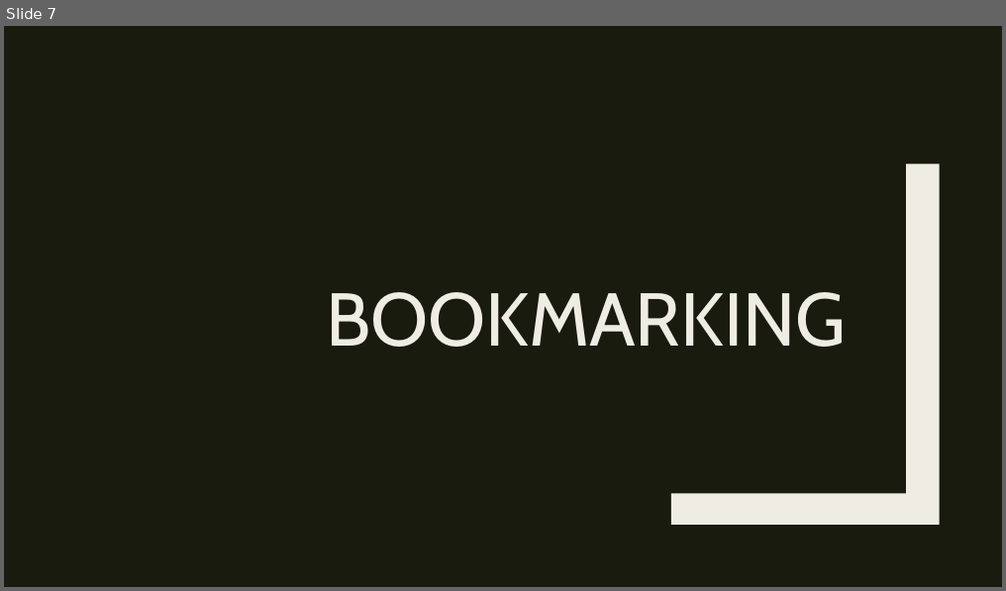
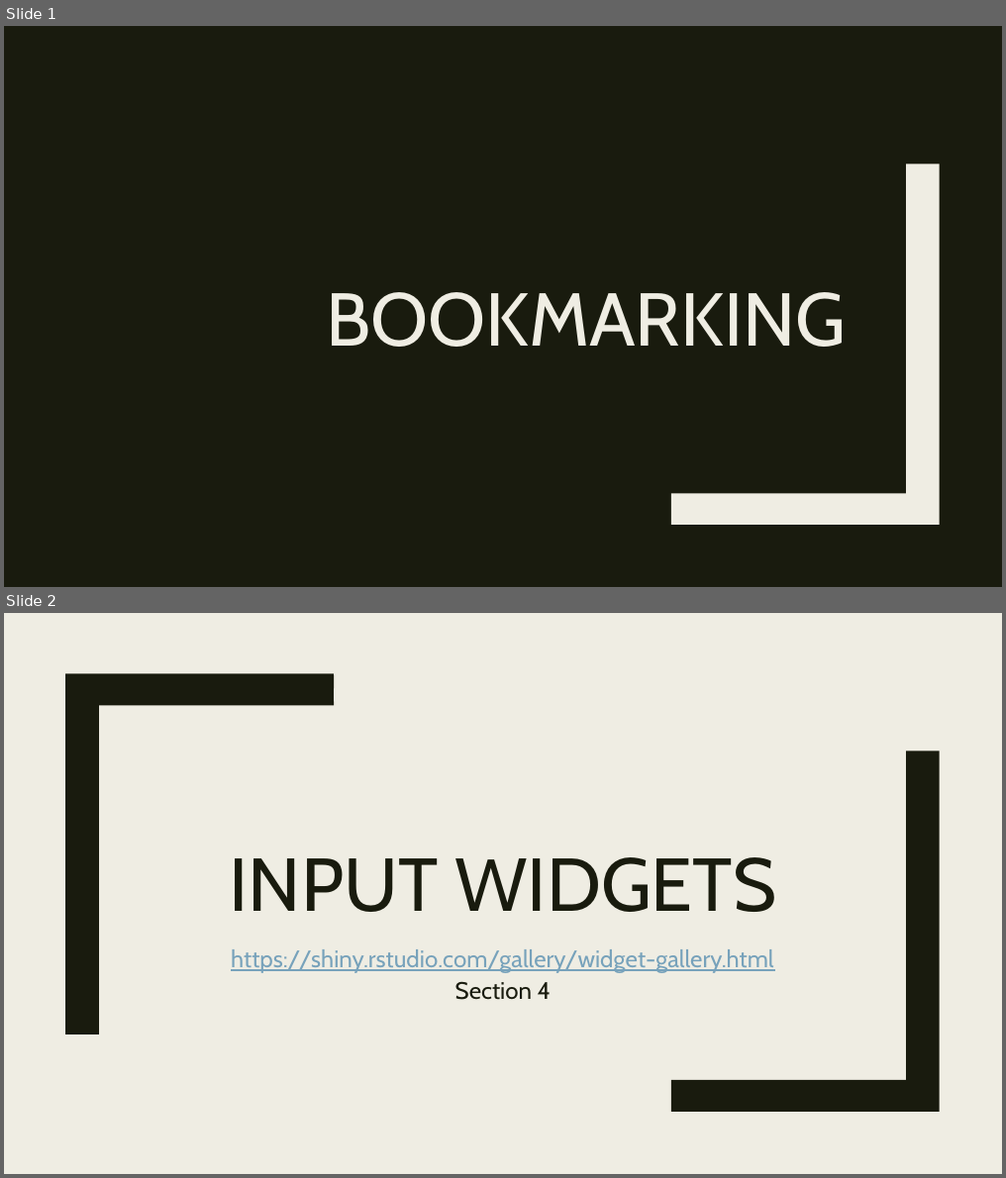
Before and after one commit to RforOperations2018/Class_4, a slide deck: Class_4.pptx. Shown one above the other, each under a label of ours: slide 7 before the commit, slides 1 and 2 after it. The pictures are 1006x591 and 1006x1178 pixels, drawn with LibreOffice and Linux fonts; fonts in the diff are those of the drawing. Boxes give left, top, right and bottom in pixels: in the first picture for what was removed or moved away, otherwise in the second. Text is boxed around its words. In the diff, an @@ line names an element or a change of style, - is before the commit and + after.

```diff
--- a/Class_4.pptx
+++ b/Class_4.pptx
@@ slide 2 added at (4,613,1002,1174), background #EFEDE3 @@
@@ freeform shape added at (65,673,334,1035), fill #191B0E @@
@@ freeform shape added at (672,751,940,1112), fill #191B0E @@
@@ title added at (230,858,776,912), 72 pt, text #191B0E @@
+INPUT WIDGETS
@@ subtitle added at (231,950,773,1000), 23 pt, text #77A2BB, underline @@
+https://shiny.rstudio.com/gallery/widget-gallery.html
+Section 4
@@ what was slide 7 is now slide 1 @@
```
Also in this commit, not shown: 16 other slides added, 6 slides removed, 1 other file.
